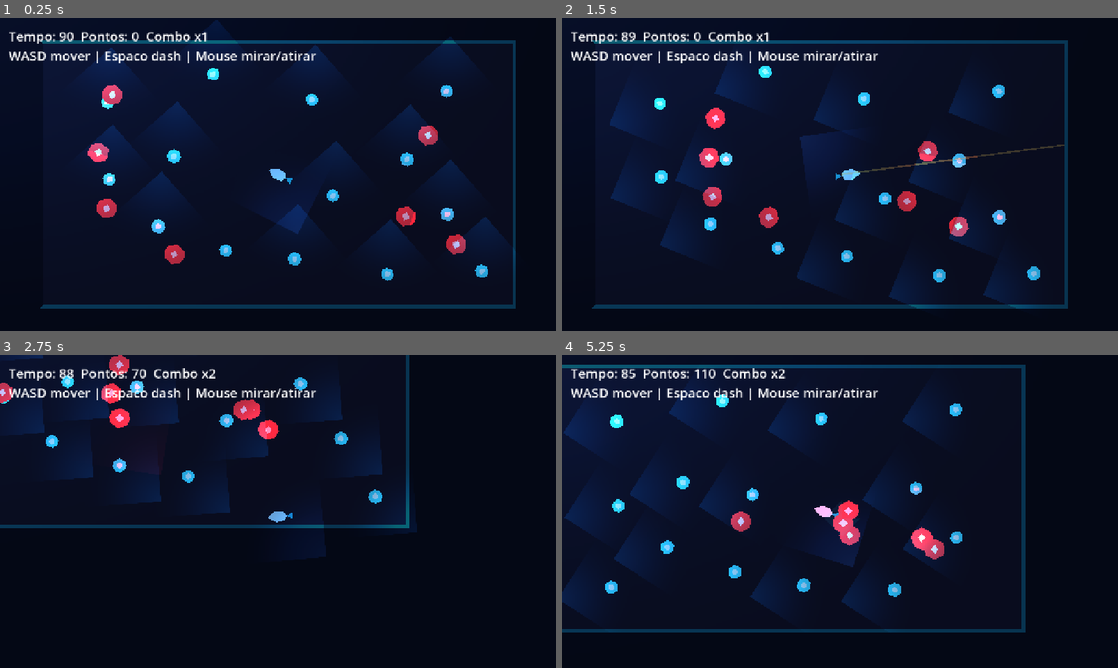
Above: before the commit, frames 1-4 (two rows, left to right).
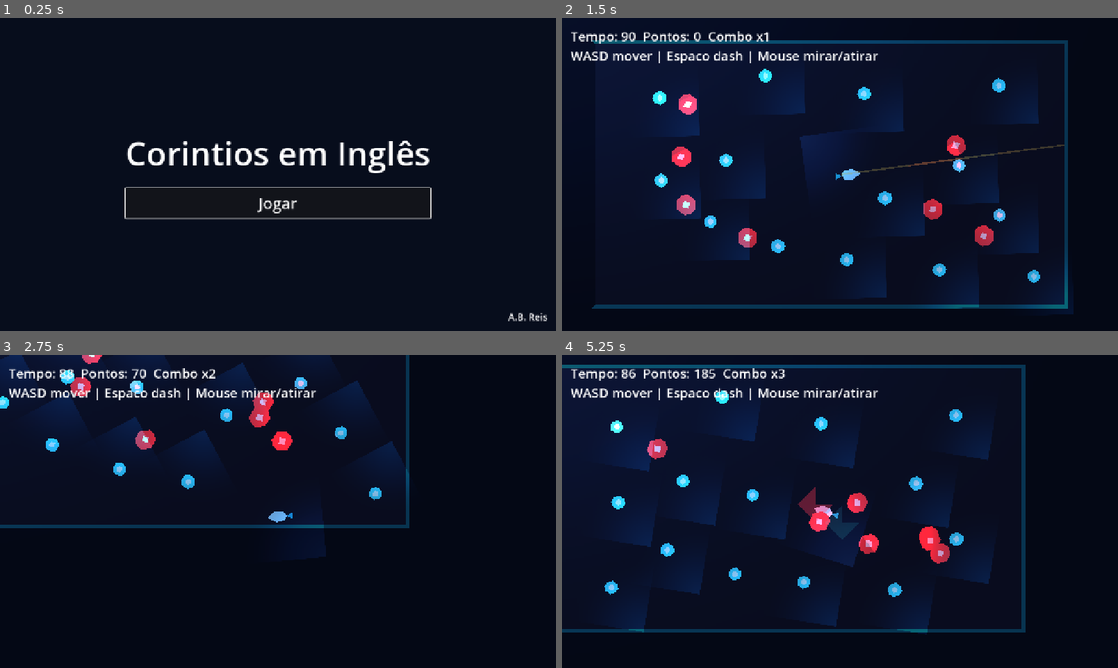
Above: after the commit, the same moments.

Repository: AdrianoBReis/GoldenSword
Game: Godot game, scene res://scenes/Menu.tscn
Two runs of this game, one before a commit and one after it. Both use one fixed random seed, a clock stepped at 60 frames per second and the inputs below. Before the commit the project starts from res://scenes/Main.tscn. Sound files missing from this copy of the repository are replaced by a short silence.
Inputs (mouse positions are in pixels of both pictures, inside the frame that each line leads up to):
- Up to frame 1 (0.25 s): no input
- Up to frame 2 (1.5 s): click (840, 202) at 0.5 s, where only the run after the commit has a clickable "Jogar"; tap Enter (ui_accept) at 1.25 s; move the mouse to (962, 158) at 1.27 s; hold D (move_right) from 1.28 s (still down); hold Enter (ui_accept) from 1.28 s (still down); click (962, 158) at 1.42 s
- Up to frame 3 (2.75 s): move the mouse to (166, 527) at 2.02 s; release D (move_right) at 2.03 s; release Enter (ui_accept) at 2.03 s; hold S (move_back) from 2.03 s (still down); tap Space (dash) at 2.1 s; click (166, 527) at 2.17 s; tap Enter (ui_accept) at 2.27, 2.3, 2.57 s
- Up to frame 4 (5.25 s): move the mouse to (895, 442) at 2.77 s; release S (move_back) at 2.78 s; press the mouse at (895, 442) at 2.78 s; hold D (move_right) 2.78-3.53 s; tap Enter (ui_accept) at 3.05, 3.6, 3.77, 4.07 s; move the mouse to (812, 574) at 3.52 s; release the mouse at (812, 574) at 3.53 s; hold W (move_forward) 3.53-4.28 s; click (812, 574) at 3.67 s; move the mouse to (1006, 558) at 4.27 s; hold Enter (ui_accept) 4.28-5.03 s; hold A (move_left) from 4.28 s (still down); tap Space (dash) at 4.35 s; click (1006, 558) at 4.42 s; move the mouse to (673, 464) at 5.02 s; click (673, 464) at 5.1 s

The runs differ from the first frame. In frame 1, 17% of the frame differs, in the area x 1-99%, y 0-97%; in frame 2, 10%; in frame 3, 6.2%; in frame 4, 9.1%.

Commit message:
Atualiza menu inicial e ajustes

Diff:
--- a/project.godot
+++ b/project.godot
@@ -8,8 +8,6 @@
 
 config_version=5
 
-"ï»¿config_version"=5
-
 [animation]
 
 compatibility/default_parent_skeleton_in_mesh_instance_3d=true
@@ -17,7 +15,7 @@
 [application]
 
 config/name="Godot 2D Neon Arena Showcase"
-run/main_scene="res://scenes/Main.tscn"
+run/main_scene="res://scenes/Menu.tscn"
 config/features=PackedStringArray("4.6")
 
 [display]
@@ -59,3 +57,7 @@
 "events": [Object(InputEventMouseButton,"resource_local_to_scene":false,"resource_name":"","device":-1,"window_id":0,"a …(253 unchanged characters)…
 ]
 }
+
+[rendering]
+
+renderer/rendering_method="gl_compatibility"
--- /dev/null
+++ b/scenes/Menu.tscn
@@ -0,0 +1,61 @@
+[gd_scene load_steps=2 format=3]
+
+[ext_resource type="Script" path="res://scripts/menu.gd" id="1_7rk8v"]
+
+[node name="Menu" type="Control"]
+layout_mode = 3
+anchors_preset = 15
+anchor_right = 1.0
+anchor_bottom = 1.0
+grow_horizontal = 2
+grow_vertical = 2
+script = ExtResource("1_7rk8v")
+
+[node name="Background" type="ColorRect" parent="."]
+layout_mode = 1
+anchors_preset = 15
+anchor_right = 1.0
+anchor_bottom = 1.0
+grow_horizontal = 2
+grow_vertical = 2
+color = Color(0.03, 0.05, 0.11, 1)
+
+[node name="CenterContainer" type="CenterContainer" parent="."]
+layout_mode = 1
+anchors_preset = 15
+anchor_right = 1.0
+anchor_bottom = 1.0
+grow_horizontal = 2
+grow_vertical = 2
+
+[node name="VBoxContainer" type="VBoxContainer" parent="CenterContainer"]
+layout_mode = 2
+theme_override_constants/separation = 28
+alignment = 1
+
+[node name="Title" type="Label" parent="CenterContainer/VBoxContainer"]
+layout_mode = 2
+theme_override_font_sizes/font_size = 76
+text = "Corintios em Inglês"
+horizontal_alignment = 1
+
+[node name="PlayButton" type="Button" parent="CenterContainer/VBoxContainer"]
+custom_minimum_size = Vector2(260, 70)
+layout_mode = 2
+theme_override_font_sizes/font_size = 36
+text = "Jogar"
+
+[node name="Author" type="Label" parent="."]
+layout_mode = 1
+anchors_preset = 8
+anchor_left = 1.0
+anchor_top = 1.0
+anchor_right = 1.0
+anchor_bottom = 1.0
+offset_left = -200.0
+offset_top = -46.0
+offset_right = -20.0
+offset_bottom = -20.0
+theme_override_font_sizes/font_size = 22
+text = "A.B. Reis"
+horizontal_alignment = 2
--- /dev/null
+++ b/scripts/menu.gd
@@ -0,0 +1,15 @@
+extends Control
+
+@onready var play_button: Button = $CenterContainer/VBoxContainer/PlayButton
+
+func _ready() -> void:
+	Input.mouse_mode = Input.MOUSE_MODE_VISIBLE
+	play_button.grab_focus()
+	play_button.pressed.connect(_on_play_pressed)
+
+func _unhandled_input(event: InputEvent) -> void:
+	if event.is_action_pressed("ui_accept"):
+		_on_play_pressed()
+
+func _on_play_pressed() -> void:
+	get_tree().change_scene_to_file("res://scenes/Main.tscn")
Not shown, added: scripts/menu.gd.uid
